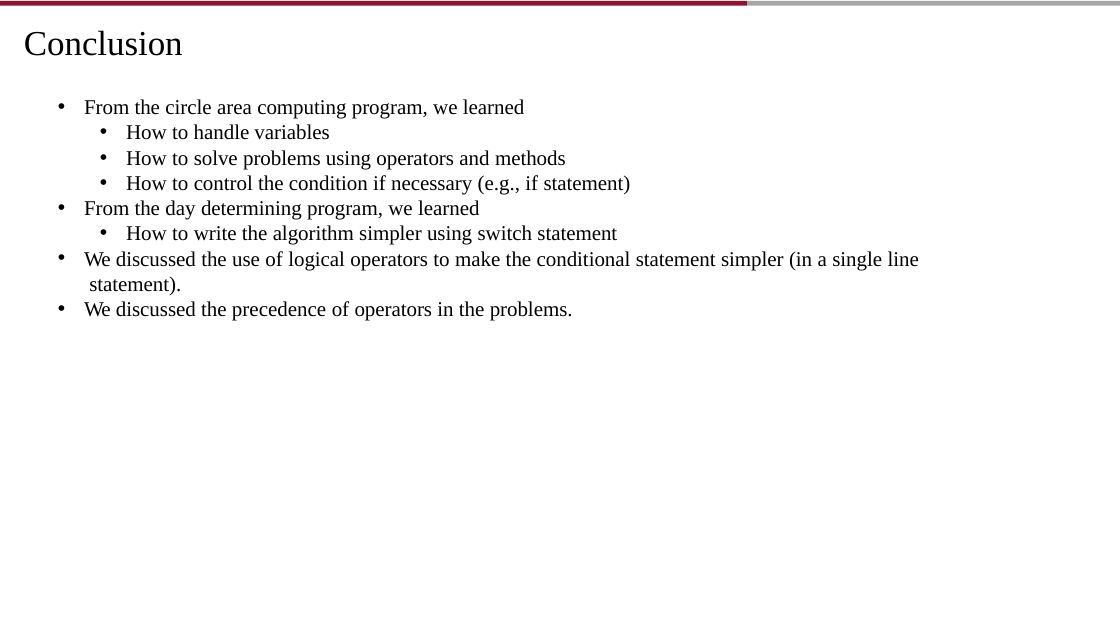
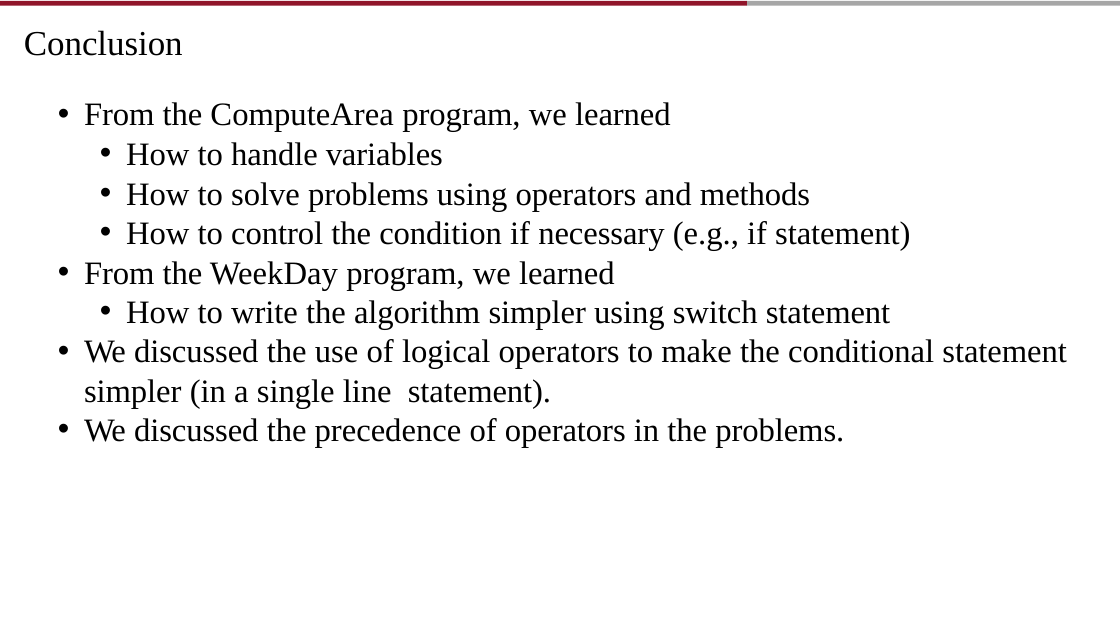
Before and after one commit to AughdonBreslin/CS501IntroToJava, a slide deck: slide 60 of Lectures/2_Elementary_Programming.pptx (slide 55 before the commit). Drawn at 1120x630 pixels with LibreOffice and Linux fonts; fonts in the diff are those of the drawing; background and template pictures are left out. Boxes give left, top, right and bottom in pixels: in the first picture for what was removed or moved away, otherwise in the second. Text is boxed around its words. In the diff, an @@ line names an element or a change of style, - is before the commit and + after.

```diff
--- a/Lectures/2_Elementary_Programming.pptx
+++ b/Lectures/2_Elementary_Programming.pptx
@@ text at <box>84,102,671,132</box>: text changed; size 18 to 28 pt @@
-• From the circle area computing program, we learned
+• From the ComputeArea program, we learned
@@ text at <box>84,142,1066,447</box>: size 18 to 28 pt in "How to handle variables", "How to solve problems using operators and ...", "How to control the condition if necessary ...", "How to write the algorithm simpler using ..." and 2 more places; line spacing 21.2pt to 1; line spacing 1.02 to 1; line spacing 20.9pt to 1 @@
@@ text at <box>84,261,615,290</box>: text changed; size 18 to 28 pt @@
-• From the day determining program, we learned
+• From the WeekDay program, we learned
```
Also in this commit, not shown: 21 other slides changed, 7 slides added, 2 slides removed, 6 other files.
